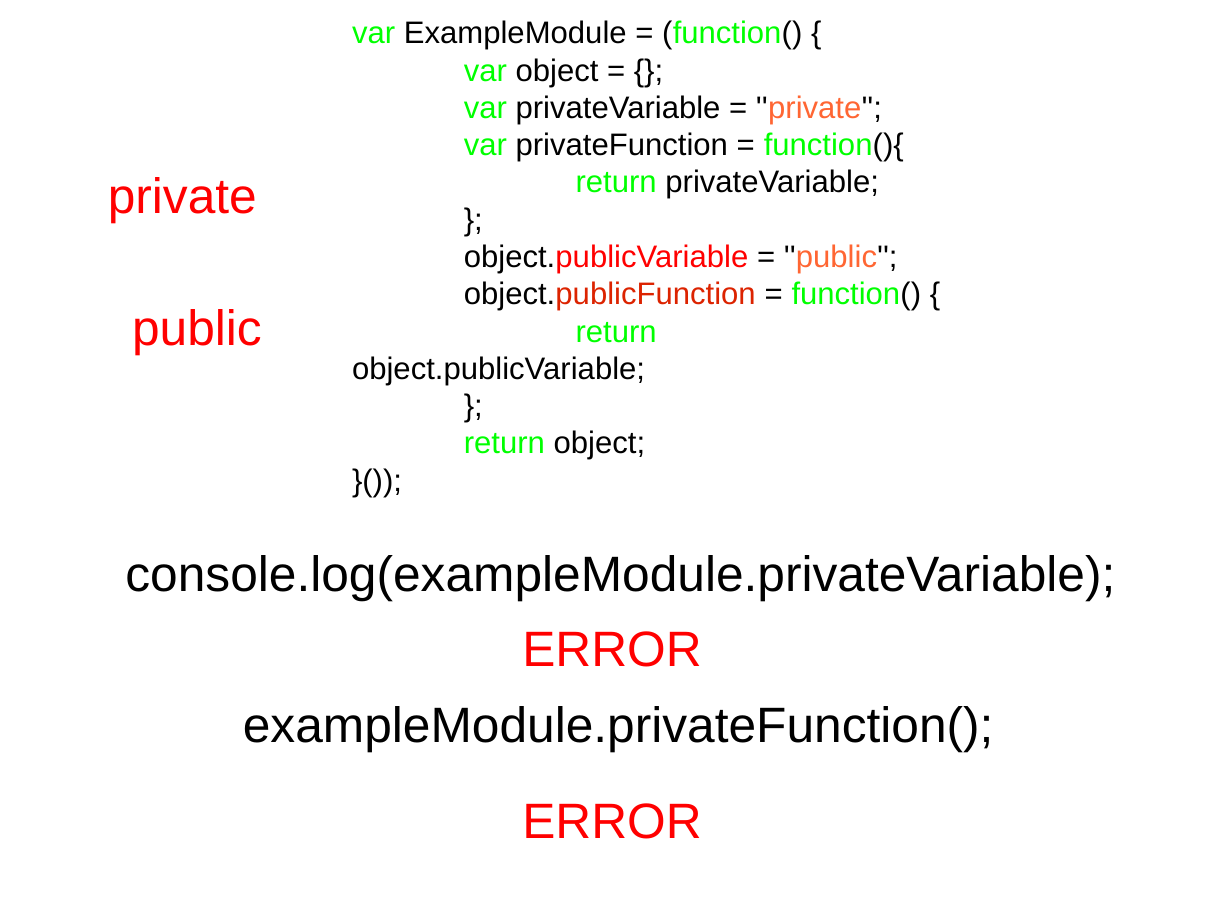
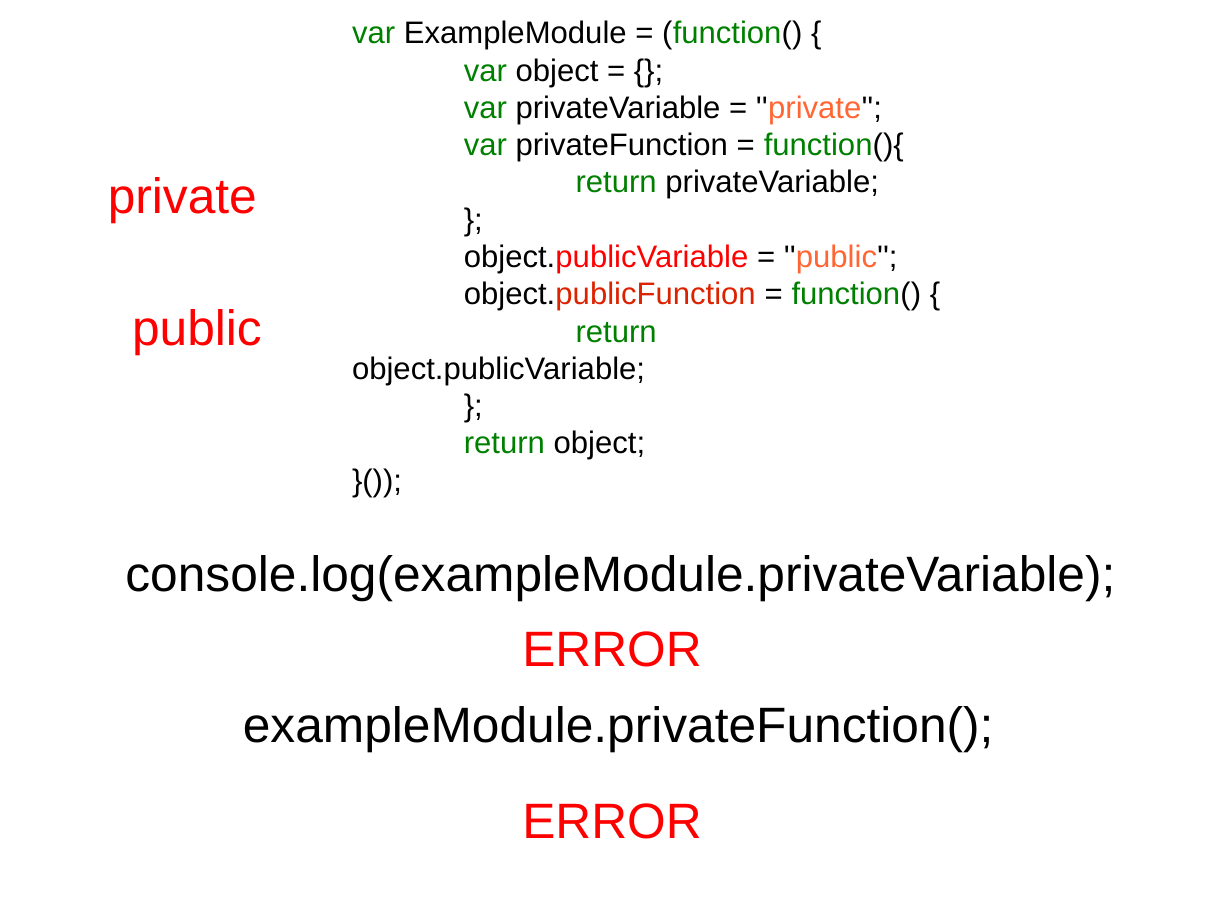
Before and after one commit to sattler/javascript-seminar-2015, a slide deck: slide 9 of presentation/Presentation.odp. Drawn at 1232x924 pixels with LibreOffice and Linux fonts; fonts in the diff are those of the drawing; background and template pictures are left out. Boxes give left, top, right and bottom in pixels: in the first picture for what was removed or moved away, otherwise in the second. Text is boxed around its words. In the diff, an @@ line names an element or a change of style, - is before the commit and + after.

```diff
--- a/presentation/Presentation.odp
+++ b/presentation/Presentation.odp
@@ text at box(352, 20, 922, 460): text colour #00FF00 to #008000 in "var (function()", "var", "var", "var function(){" and 4 more places @@
```
Also in this commit, not shown: 3 other slides changed, 2 slides added.
